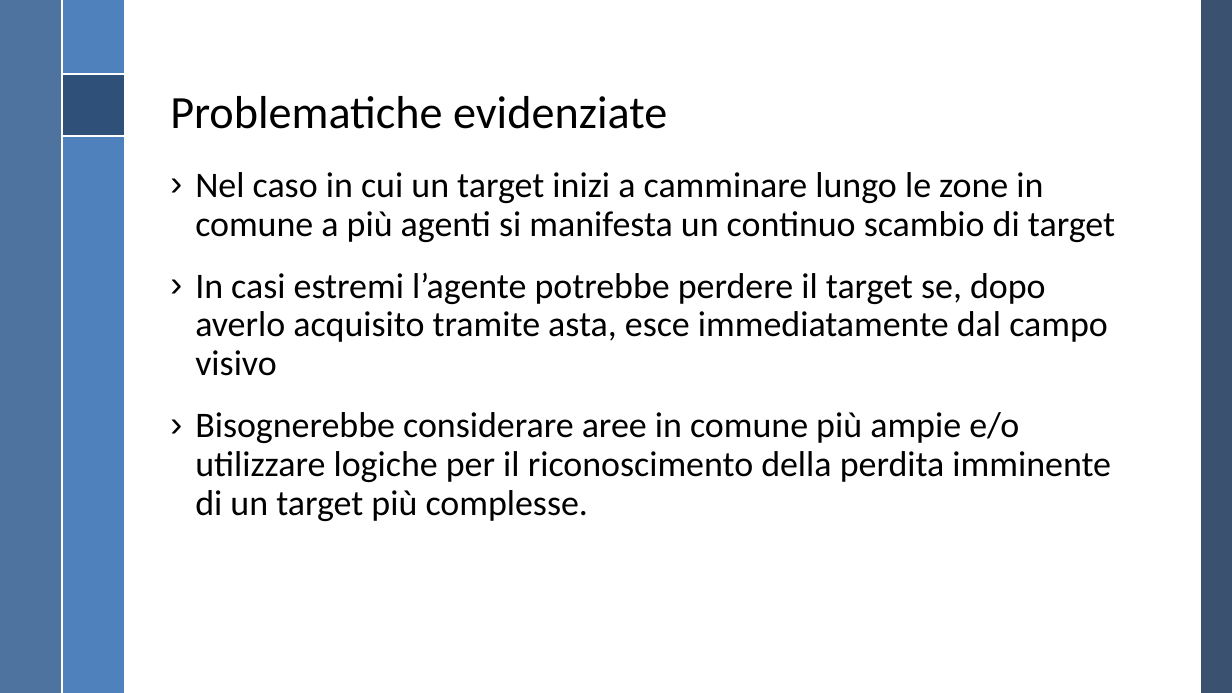
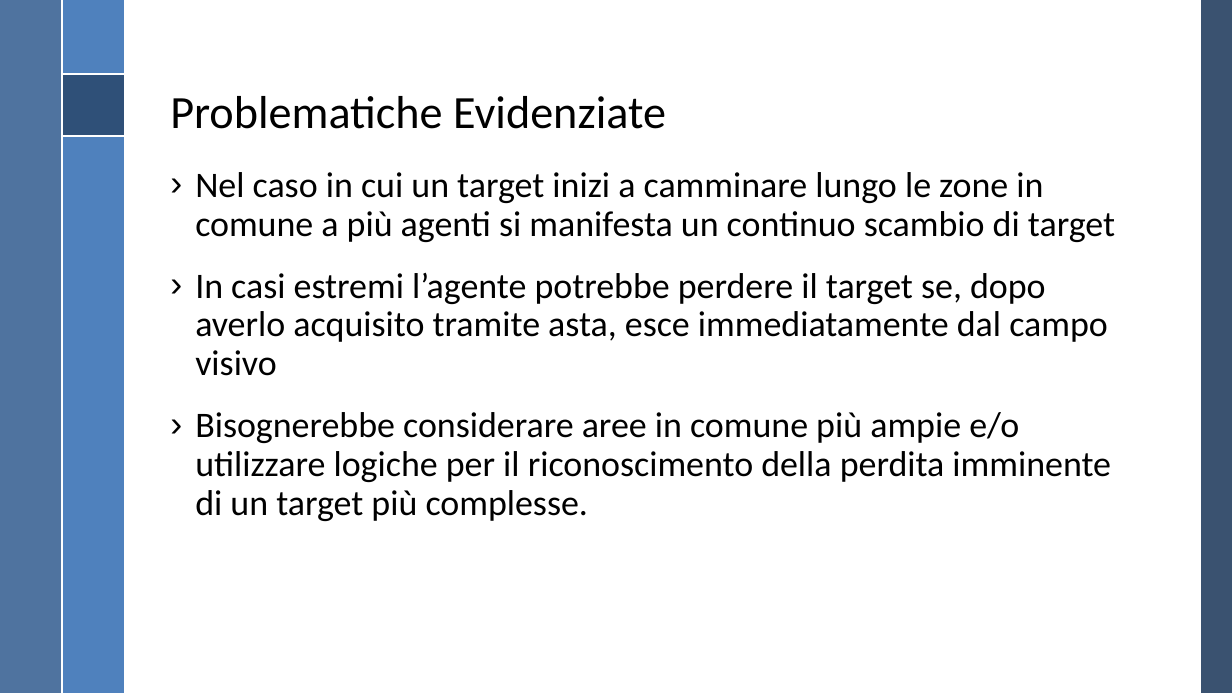
Before and after one commit to RiccardoGrieco/masTracking, a slide deck: slide 13 of Presentazione MAS/Presentazione MAS.pptx. Drawn at 1232x693 pixels with LibreOffice and Linux fonts; fonts in the diff are those of the drawing; background and template pictures are left out. Boxes give left, top, right and bottom in pixels: in the first picture for what was removed or moved away, otherwise in the second. Text is boxed around its words. In the diff, an @@ line names an element or a change of style, - is before the commit and + after.

Commit message:
Changed titles, done some adjustments.

```diff
--- a/Presentazione MAS/Presentazione MAS.pptx
+++ b/Presentazione MAS/Presentazione MAS.pptx
@@ title at (x1=170, y1=96, x2=666, y2=129): text changed @@
-Problematiche evidenziate
+Problematiche Evidenziate
```
Also in this commit, not shown: 10 other slides changed.
